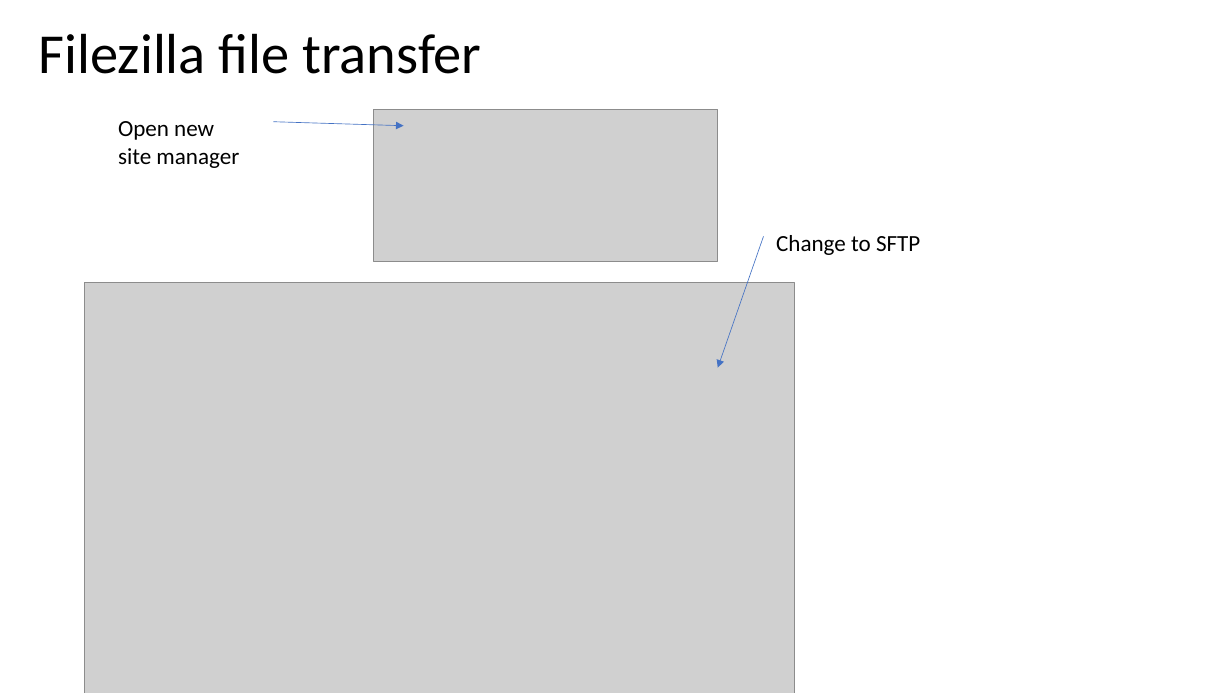
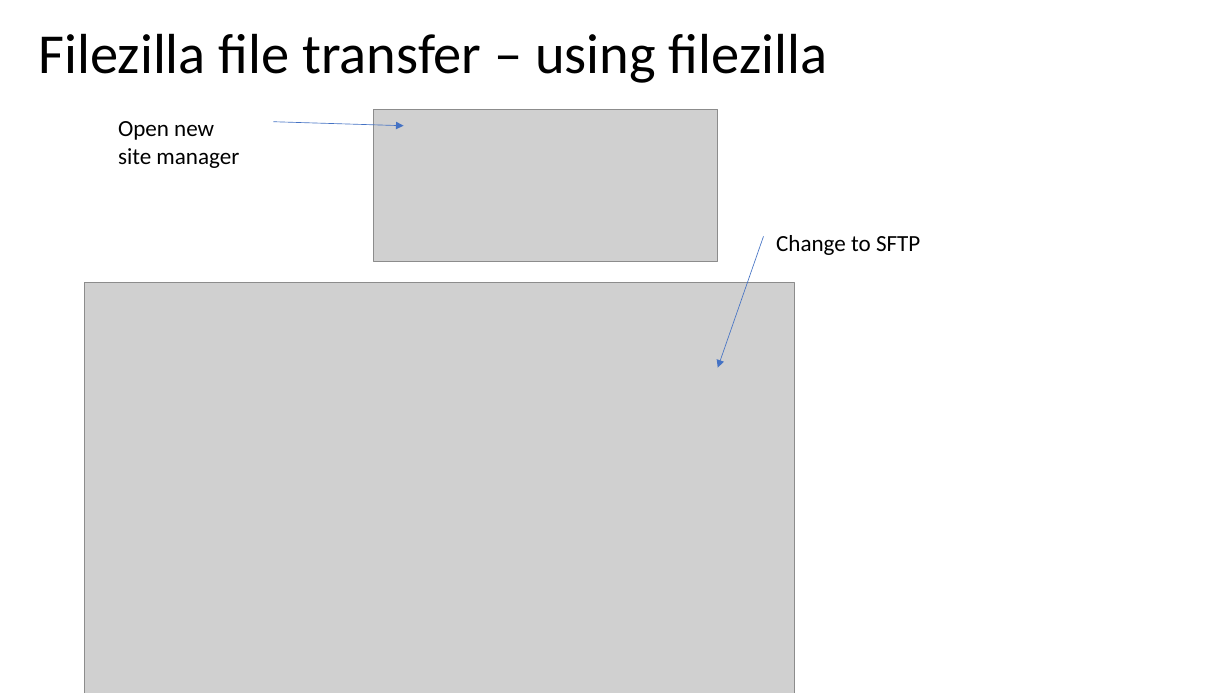
Before and after one commit to peterthorpe5/How_to_use_Kennedy_HPC, a slide deck: slide 10 of kenedy_getting_started-V1.pptx (slide 9 before the commit). Drawn at 1232x693 pixels with LibreOffice and Linux fonts; fonts in the diff are those of the drawing; grey boxes stand for pictures. Boxes give left, top, right and bottom in pixels: in the first picture for what was removed or moved away, otherwise in the second. Text is boxed around its words. In the diff, an @@ line names an element or a change of style, - is before the commit and + after.

```diff
--- a/kenedy_getting_started-V1.pptx
+++ b/kenedy_getting_started-V1.pptx
@@ title at [38,33,827,83]: text changed @@
-Filezilla file transfer
+Filezilla file transfer – using filezilla
```
Also in this commit, not shown: 7 other slides changed.
